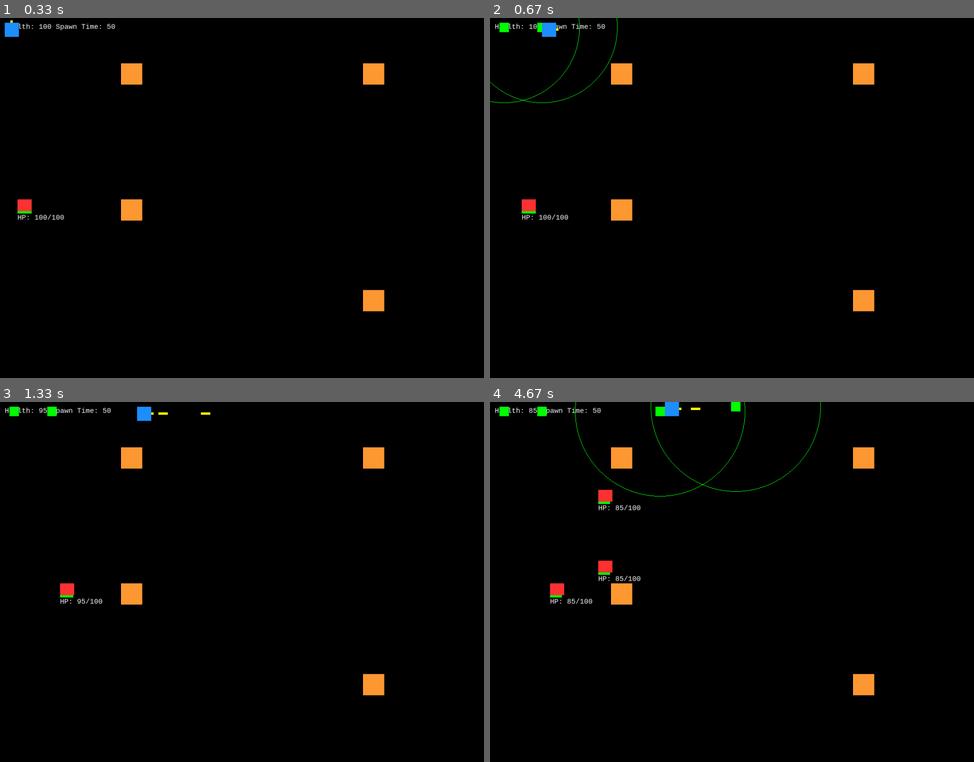
Above: before the commit, frames 1-4 (two rows, left to right).
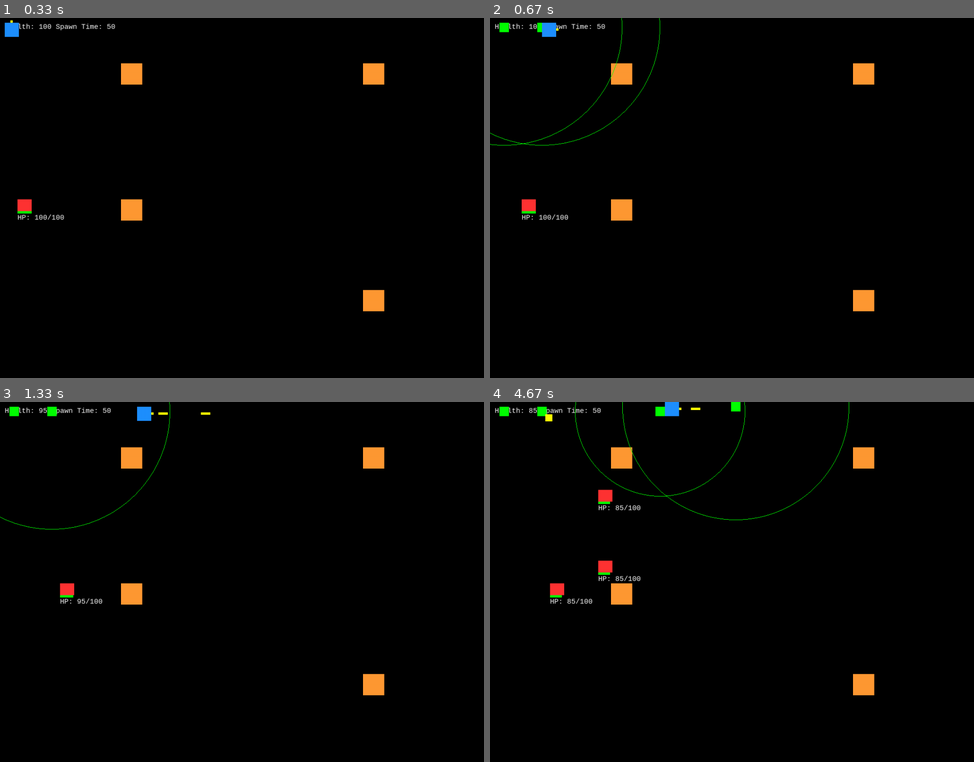
Above: after the commit, the same moments.

Repository: JasZhe/Tower-Defense
Game: pygame game, started from game.py
The game is run twice, just before and just after one commit, with the same random seed, the same clock (stepped at 60 frames per second) and the same inputs.
Inputs:
- Up to frame 1 (0.33 s): no input
- Up to frame 2 (0.67 s): hold T from 0.33 s (still down); hold Right from 0.33 s (still down)
- Up to frame 3 (1.33 s): release T at 0.8 s; release Right at 0.8 s; hold U 0.83-1.3 s; hold Right 0.83-1.3 s; tap Space at 0.9, 1.2 s; tap J at 0.98 s
- Up to frame 4 (4.67 s): hold Right 1.33-1.8 s; tap Space at 1.4, 1.7, 1.9, 2.23, 2.53, 2.73, 3.03, 3.3, 3.63, 3.93, 4.07, 4.47 s; tap T at 1.48, 2.82, 4.15 s; hold Up 1.83-2.13 s; hold Right 2.17-2.63 s; tap J at 2.32, 3.72 s; hold Left 2.67-3.2 s; hold Down 3.23-3.53 s; hold Left 3.57-3.97 s; hold Up 4-4.37 s; hold Right from 4.4 s (still down)

Frame 1 is identical in both runs. In frame 2, 0.4% of the frame differs, in the area x 0-36%, y 0-36%; in frame 3, 0.1%; in frame 4, 0.4%.

Commit message:
Added bomb tower that does AOE damage and its sounds

Diff:
--- a/game.py
+++ b/game.py
@@ -105,11 +105,15 @@
 sniper_gun = pygame.mixer.Sound(file="sounds/sniper_gun.wav")
 machine_gun = pygame.mixer.Sound(file="sounds/machine_gun.wav")
 player_gun = pygame.mixer.Sound(file="sounds/player_gun.wav")
+heavy_gun = pygame.mixer.Sound(file="sounds/heavy_gun.wav")
+
+explode_sound = pygame.mixer.Sound(file="sounds/explode_sound.wav")
 
 tower_sounds = {
     "rifle" : rifle_gun,
     "sniper" : sniper_gun,
-    "machine_gun" : machine_gun
+    "machine_gun" : machine_gun,
+    "heavy" : heavy_gun
 }
 
 # Main Gameloop
@@ -166,13 +170,15 @@
            # print(bullet_speed)
 
     if pressed[pygame.K_t]:
-        rand = random.randint(0,2)
+        rand = random.randint(0,3)
         if rand == 0:
             tower_class = "rifle"
         elif rand == 1:
             tower_class = "sniper"
         elif rand == 2:
             tower_class = "machine_gun"
+        elif rand == 3:
+            tower_class = "heavy"
 
         temp = Tower((player.body.x, player.body.y),tower_class)
         placeable = 1
@@ -259,7 +265,7 @@
         for enemy in enemy_list:
             if distance(tower.body.center, enemy.body.center) <= tower.max_range:
                 # draws line to indicate hit for now
-                pygame.draw.lines(screen, RED, False, [tower.body.center, enemy.body.center], 2)
+                #pygame.draw.lines(screen, RED, False, [tower.body.center, enemy.body.center], 2)
 
                 if tower.canShoot():
                     pygame.mixer.Sound.play(tower_sounds[tower.tower_class])
@@ -288,15 +294,20 @@
                         angle = 2.0 * math.pi - beta
 
                     if tower.tower_class == "machine_gun":
-                        dispersion = random.randint(-12, 12) / 100.0
+                        dispersion = random.randint(-15, 15) / 100.0
                         angle += dispersion
 
-
+                    if tower.tower_class == "heavy":
+                        w = 15
+                        h = 15
+                    else:
+                        w = 5
+                        h = 5
 
 
                     tower_bullets.append(
                         Bullet((tower.shell_speed * math.cos(angle), tower.shell_speed * math.sin(angle)),
-                         tower.body.center, YELLOW, HEIGHT, width = 5, height = 5, damage = tower.damage))
+                         tower.body.center, YELLOW, HEIGHT, w, h, damage = tower.damage))
 
                 # now based on the tower damage specified in the properties file
                 #enemy.hp = enemy.hp - tower.damage
@@ -336,6 +347,14 @@
                 enemy.hp = enemy.hp - bullet.damage
                 tower_bullets.remove(bullet)
 
+                # AOE weapon
+                if bullet.body.width == 15:
+                    pygame.mixer.Sound.play(explode_sound)
+                    for enemy in enemy_list:
+                        if distance(bullet.body.center, enemy.body.center) <= 100:
+                            enemy.hp = enemy.hp - bullet.damage * \
+                            1 / (1 + math.sqrt(distance(bullet.body.center, enemy.body.center))/30)
+
         if enemy.check_destroy():
             enemy_list.remove(enemy)
 
@@ -350,7 +369,6 @@
 
         # HP Bar
         pygame.draw.rect(screen, BLACK, [enemy.body.x, enemy.body.y + enemy.body.height - 5, enemy.body.width, 5])
-        #pygame.Rect((10, height / 2), (30, 30))
 
         color = BLACK
         if enemy.hp > 0:
@@ -360,7 +378,7 @@
                 colour = ORANGE
             else:
                 colour = RED
-       # pygame.draw.rect(gameDisplay, colour, [ship_X, ship_Y + shipSize - 5, shipSize * hp / 100, 8])
+
         pygame.draw.rect(screen, colour,
             [enemy.body.x, enemy.body.y + enemy.body.height - 5, enemy.body.width * enemy.hp / enemy.max_hp, 5])
         enemy.update()
--- a/properties.py
+++ b/properties.py
@@ -84,8 +84,8 @@
 }
 
 machine_gun_stats = {
-	"damage" : {GREEN : 5, CYAN : 10, BLUE : 15, DARK_BLUE : 20, YELLOW : 25, ORANGE : 30,
-					MAGENTA : 35, WHITE : 40},
+	"damage" : {GREEN : 5, CYAN : 6, BLUE : 7, DARK_BLUE : 8, YELLOW : 9, ORANGE : 10,
+					MAGENTA : 12, WHITE : 14},
 
 	"cost" : {GREEN : 50, CYAN : 100, BLUE : 150, DARK_BLUE : 200, YELLOW : 300, ORANGE : 400,
 					MAGENTA : 600, WHITE : 800},
@@ -93,8 +93,8 @@
 	"inflation" : {GREEN : (0, 0), CYAN : (0, 0), BLUE : (10, 10), DARK_BLUE : (0, 0),
 				  YELLOW : (5, 5), ORANGE : (0, 0), MAGENTA : (5, 5), WHITE : (5, 5)},
 
-	"range" : {GREEN : 160, CYAN : 170, BLUE : 180, DARK_BLUE : 190, YELLOW : 200, ORANGE : 210,
-					MAGENTA : 220, WHITE : 230},
+	"range" : {GREEN : 170, CYAN : 180, BLUE : 190, DARK_BLUE : 200, YELLOW : 210, ORANGE : 220,
+					MAGENTA : 230, WHITE : 240},
 
 	"reload": 4,
 
@@ -103,20 +103,39 @@
 
 }
 
+heavy_gun_stats = {
+	"damage" : {GREEN : 60, CYAN : 70, BLUE : 80, DARK_BLUE : 90, YELLOW : 100, ORANGE : 120,
+					MAGENTA : 140, WHITE : 160},
 
-tower_classes = {"rifle": rifle_stats, "sniper": sniper_stats, "machine_gun": machine_gun_stats, "heavy": 4}
+	"cost" : {GREEN : 50, CYAN : 100, BLUE : 150, DARK_BLUE : 200, YELLOW : 300, ORANGE : 400,
+					MAGENTA : 600, WHITE : 800},
 
-tower_damage = {GREEN : 25, CYAN : 30, BLUE : 35, DARK_BLUE : 40, YELLOW : 45, ORANGE : 50,
-				MAGENTA : 55, WHITE : 60}
+	"inflation" : {GREEN : (0, 0), CYAN : (0, 0), BLUE : (10, 10), DARK_BLUE : (0, 0),
+				  YELLOW : (5, 5), ORANGE : (0, 0), MAGENTA : (5, 5), WHITE : (5, 5)},
 
-tower_cost = {GREEN : 5, CYAN : 10, BLUE : 15, DARK_BLUE : 20, YELLOW : 30, ORANGE : 40,
-				MAGENTA : 60, WHITE : 80}
+	"range" : {GREEN : 250, CYAN : 260, BLUE : 270, DARK_BLUE : 280, YELLOW : 300, ORANGE : 320,
+					MAGENTA : 340, WHITE : 360},
 
-tower_inflation = {GREEN : (0, 0), CYAN : (0, 0), BLUE : (10, 10), DARK_BLUE : (0, 0),
-			  YELLOW : (5, 5), ORANGE : (0, 0), MAGENTA : (5, 5), WHITE : (5, 5)}
+	"reload": 120,
 
-tower_range = {GREEN : 180, CYAN : 190, BLUE : 200, DARK_BLUE : 210, YELLOW : 220, ORANGE : 230,
-				MAGENTA : 240, WHITE : 250}
+
+	"shell_speed": 10
+
+}
+
+tower_classes = {"rifle": rifle_stats, "sniper": sniper_stats, "machine_gun": machine_gun_stats, "heavy": heavy_gun_stats}
+
+# tower_damage = {GREEN : 25, CYAN : 30, BLUE : 35, DARK_BLUE : 40, YELLOW : 45, ORANGE : 50,
+# 				MAGENTA : 55, WHITE : 60}
+
+# tower_cost = {GREEN : 5, CYAN : 10, BLUE : 15, DARK_BLUE : 20, YELLOW : 30, ORANGE : 40,
+# 				MAGENTA : 60, WHITE : 80}
+
+# tower_inflation = {GREEN : (0, 0), CYAN : (0, 0), BLUE : (10, 10), DARK_BLUE : (0, 0),
+# 			  YELLOW : (5, 5), ORANGE : (0, 0), MAGENTA : (5, 5), WHITE : (5, 5)}
+
+# tower_range = {GREEN : 180, CYAN : 190, BLUE : 200, DARK_BLUE : 210, YELLOW : 220, ORANGE : 230,
+# 				MAGENTA : 240, WHITE : 250}
 
 # enemy stuff
 counter = 0
Not shown, removed: game.sublime-workspace
Not shown, changed: properties.pyc
Not shown, added: sounds/explode_sound.wav
Not shown, added: sounds/heavy_gun.wav
